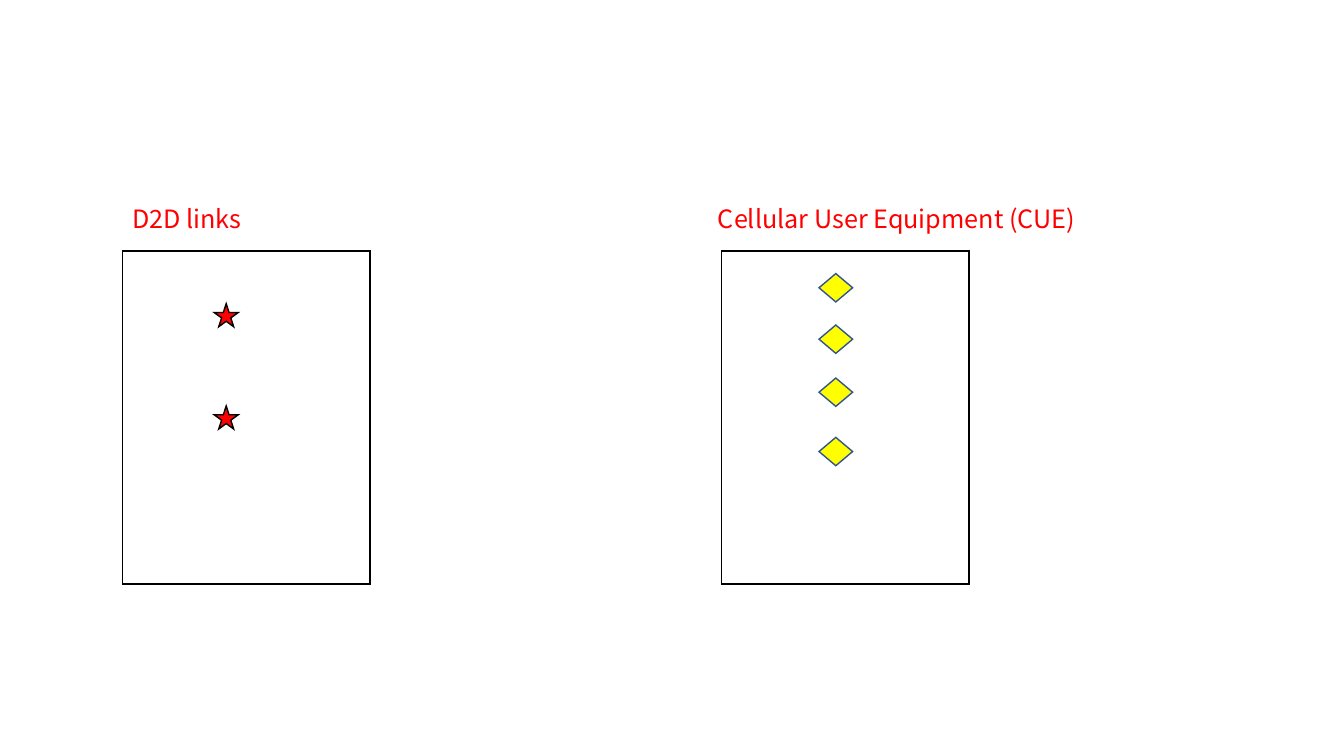
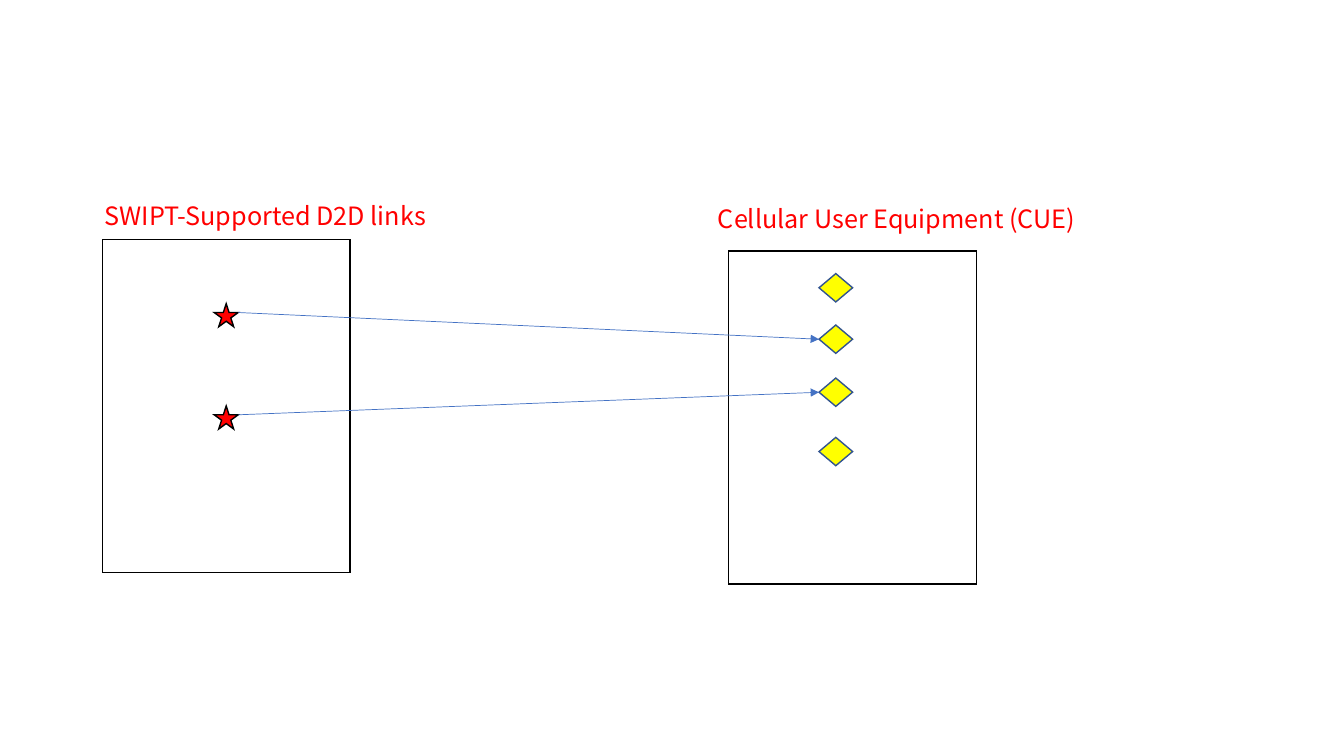
Before and after one commit to lyb1234567/Third-year-lectures, a slide deck: slide 10 of EEE380/Second Marker.pptx (slide 13 before the commit). Drawn at 1344x756 pixels with LibreOffice and Linux fonts; fonts in the diff are those of the drawing. Boxes give left, top, right and bottom in pixels: in the first picture for what was removed or moved away, otherwise in the second. Text is boxed around its words. In the diff, an @@ line names an element or a change of style, - is before the commit and + after.

```diff
--- a/EEE380/Second Marker.pptx
+++ b/EEE380/Second Marker.pptx
@@ text at <box>105,205,426,231</box>: text changed @@
-D2D links
+SWIPT-Supported D2D links
@@ rectangle: place and size @@
-rectangle at <box>122,251,370,584</box>
+rectangle at <box>103,240,351,573</box>
@@ rectangle: place and size @@
-rectangle at <box>722,251,970,584</box>
+rectangle at <box>729,251,977,584</box>
@@ arrow added from (238, 313) to (819, 340), #4472C4 0.5 pt @@
@@ arrow added from (238, 415) to (819, 392), #4472C4 0.5 pt @@
```
Also in this commit, not shown: 28 other slides changed, 6 slides added, 4 slides removed, 22 other files.
